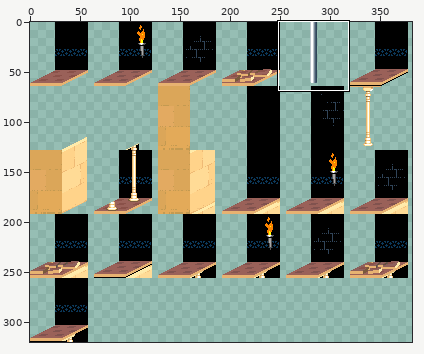
Two versions of one sprite sheet, Tiles_PoP/Tiles Bones/TiledBoColor2.png. The first picture is a wide view before the edit; the outline marks the close-up.
Close-up. Earlier state:
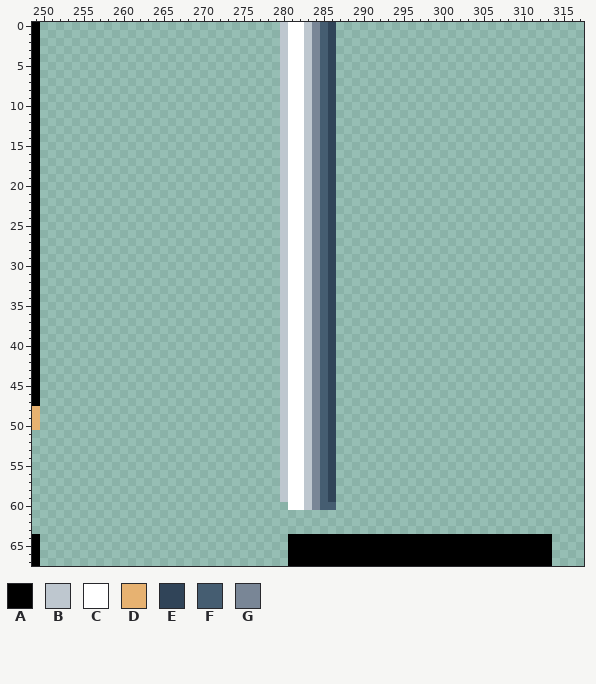
The file is 384x320 pixels. Pixels under 10% opacity are left out. Colours within 5 levels of each other are drawn and written as one. Shown: x 249..317, y 0..67. The wide view leaves out empty margins. The commit also changed other parts of the picture, which this record leaves out.
Palette (. is transparent): A #000000  B #bec7cf  C #ffffff  D #e7b271  E #304458  F #455d71  G #798696
Pixels before (only the part around the change), first column x 249:
 0 A..............................BCCBGFE...............................
 1 A..............................BCCBGFE...............................
 2 A..............................BCCBGFE...............................
 3 A..............................BCCBGFE...............................
 4 A..............................BCCBGFE...............................
 5 A..............................BCCBGFE...............................
 6 A..............................BCCBGFE...............................
 7 A..............................BCCBGFE...............................
 8 A..............................BCCBGFE...............................
 9 A..............................BCCBGFE...............................
10 A..............................BCCBGFE...............................
11 A..............................BCCBGFE...............................
12 A..............................BCCBGFE...............................
13 A..............................BCCBGFE...............................
14 A..............................BCCBGFE...............................
15 A..............................BCCBGFE...............................
16 A..............................BCCBGFE...............................
17 A..............................BCCBGFE...............................
18 A..............................BCCBGFE...............................
19 A..............................BCCBGFE...............................
20 A..............................BCCBGFE...............................
21 A..............................BCCBGFE...............................
22 A..............................BCCBGFE...............................
23 A..............................BCCBGFE...............................
24 A..............................BCCBGFE...............................
25 A..............................BCCBGFE...............................
26 A..............................BCCBGFE...............................
27 A..............................BCCBGFE...............................
28 A..............................BCCBGFE...............................
29 A..............................BCCBGFE...............................
30 A..............................BCCBGFE...............................
31 A..............................BCCBGFE...............................
32 A..............................BCCBGFE...............................
33 A..............................BCCBGFE...............................
34 A..............................BCCBGFE...............................
35 A..............................BCCBGFE...............................
36 A..............................BCCBGFE...............................
37 A..............................BCCBGFE...............................
38 A..............................BCCBGFE...............................
39 A..............................BCCBGFE...............................
40 A..............................BCCBGFE...............................
41 A..............................BCCBGFE...............................
42 A..............................BCCBGFE...............................
43 A..............................BCCBGFE...............................
44 A..............................BCCBGFE...............................
45 A..............................BCCBGFE...............................
46 A..............................BCCBGFE...............................
47 A..............................BCCBGFE...............................
48 D..............................BCCBGFE...............................
49 D..............................BCCBGFE...............................
50 D..............................BCCBGFE...............................
51 ...............................BCCBGFE...............................
52 ...............................BCCBGFE...............................
53 ...............................BCCBGFE...............................
54 ...............................BCCBGFE...............................
55 ...............................BCCBGFE...............................
56 ...............................BCCBGFE...............................
57 ...............................BCCBGFE...............................
58 ...............................BCCBGFE...............................
59 ...............................BCCBGFE...............................
60 ................................CCBGFF...............................
61 .....................................................................
62 .....................................................................
63 .....................................................................
64 A...............................AAAAAAAAAAAAAAAAAAAAAAAAAAAAAAAAA....
65 A...............................AAAAAAAAAAAAAAAAAAAAAAAAAAAAAAAAA....
66 A...............................AAAAAAAAAAAAAAAAAAAAAAAAAAAAAAAAA....
67 A...............................AAAAAAAAAAAAAAAAAAAAAAAAAAAAAAAAA....
The result:
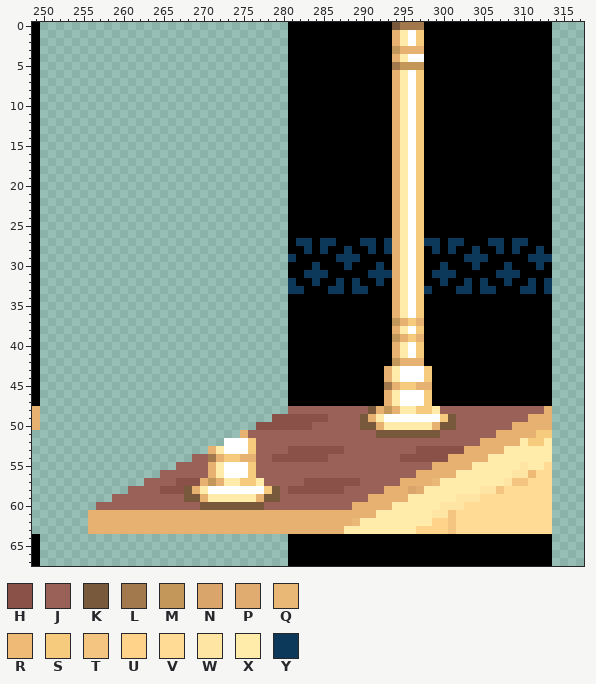
Colours new in this view: H #8a5149  J #9a6159  K #79593c  L #a2794d  M #c39659  N #daa56b  P #e1ac6f  Q #e9b877  R #efba75  S #f7cb7d  T #f4c580  U #ffd38a  V #ffdb96  W #ffe5a3  X #ffebaa  Y #0c3859
The exact change:
y 0: x 280..313 BCCBGFE........................... -> .AAAAAAAAAAAAAKLLLAAAAAAAAAAAAAAAA
y 1..2: x 280..313 BCCBGFE........................... -> .AAAAAAAAAAAAADXCSAAAAAAAAAAAAAAAA
y 3: x 280..313 BCCBGFE........................... -> .AAAAAAAAAAAAAMDDDAAAAAAAAAAAAAAAA
y 4: x 280..313 BCCBGFE........................... -> .AAAAAAAAAAAAADXCCAAAAAAAAAAAAAAAA
y 5: x 280..313 BCCBGFE........................... -> .AAAAAAAAAAAAALMMMAAAAAAAAAAAAAAAA
y 6..26: x 280..313 BCCBGFE........................... -> .AAAAAAAAAAAAADXCSAAAAAAAAAAAAAAAA
y 27: x 280..313 BCCBGFE........................... -> .AYYAYYAAAYYAYDXCSYYAYYAAAYYAYYAAA
y 28: x 280..313 BCCBGFE........................... -> .AAYAYAAYAAYAYDXCSAYAYAAYAAYAYAAYA
y 29: x 280..313 BCCBGFE........................... -> .YAAAAAYYYAAAADXCSAAAAAYYYAAAAAYYY
y 30: x 280..313 BCCBGFE........................... -> .AAAYAAAYAAAYADXCSAAYAAAYAAAYAAAYA
y 31: x 280..313 BCCBGFE........................... -> .AAYYYAAAAAYYYDXCSAYYYAAAAAYYYAAAA
y 32: x 280..313 BCCBGFE........................... -> .YAAYAAYAYAAYADXCSAAYAAYAYAAYAAYAY
y 33: x 280..313 BCCBGFE........................... -> .YYAAAYYAYYAAADXCSYAAAYYAYYAAAYYAY
y 34..36: x 280..313 BCCBGFE........................... -> .AAAAAAAAAAAAADXCSAAAAAAAAAAAAAAAA
y 37: x 280..313 BCCBGFE........................... -> .AAAAAAAAAAAAAMDSDAAAAAAAAAAAAAAAA
y 38: x 280..313 BCCBGFE........................... -> .AAAAAAAAAAAAADXCSAAAAAAAAAAAAAAAA
y 39: x 280..313 BCCBGFE........................... -> .AAAAAAAAAAAAAMDSDAAAAAAAAAAAAAAAA
y 40..41: x 280..313 BCCBGFE........................... -> .AAAAAAAAAAAAADXCSAAAAAAAAAAAAAAAA
y 42: x 280..313 BCCBGFE........................... -> .AAAAAAAAAAAAAMDDDAAAAAAAAAAAAAAAA
y 43..44: x 280..313 BCCBGFE........................... -> .AAAAAAAAAAAADXCCCSAAAAAAAAAAAAAAA
y 45: x 280..313 BCCBGFE........................... -> .AAAAAAAAAAAALDSSDDAAAAAAAAAAAAAAA
y 46..47: x 280..313 BCCBGFE........................... -> .AAAAAAAAAAAADXCCCSAAAAAAAAAAAAAAA
y 48: x 280..313 BCCBGFE........................... -> .JJJJJJJJJJKDMDXXSSXJJJJJJJJJJJJJD
y 49: x 279..313 .BCCBGFE........................... -> HHHHHHHJJJJKDXCCCCCCCSKJJJJJJJJJDDD
y 50: x 277..313 ...BCCBGFE........................... -> HHHHHHHJJJJJJKKDXXXXXXDKKJJJJJJJDDDDD
y 51: x 275..313 .....BCCBGFE........................... -> DJJJJJJJJJJJJJJJJKKKKKKKKJJJJJJJDDDDDSS
y 52: x 273..313 .......BCCBGFE........................... -> CCCSJJJJJJJJJJJJJJJJJJJJJJJJJJJJDDDDDXSSX
y 53: x 271..313 .........BCCBGFE........................... -> DXCCCSJJJJHHHHHHHJJJJJJJJJHHHHHHDDDDDXXXXXX
y 54: x 269..313 ...........BCCBGFE........................... -> JJLDSSDDJJHHHHHHHJJJJJJJJJHHHHHHDDDDDXXXXXXXX
y 55: x 267..313 .............BCCBGFE........................... -> JJJJDXCCCSJJJJJJJJJJJJJJJJJJJJJJDDDDDXXXXXXWXXV
y 56: x 265..313 ...............BCCBGFE........................... -> JJJJJJDXCCCSJJJJJJJJJJJJJJJJJJJJDDDDDXXXXXXXWWRVV
y 57: x 263..313 .................BCCBGFE........................... -> JJJJHHHDMDXXSSXJJJJJHHHHHHHJJJJJDDDDQXXXXXXXXWTTVVV
y 58: x 261..313 ...................BCCBGFE........................... -> JJJJHHHKDXCCCCCCCSKJHHHHHHHJJJJJDDDNPXXXXXXXWWTVVVVVV
y 59: x 259..313 .....................BCCBGFE........................... -> JJJJJJJJJKKDXXXXXXDKKJJJJJJJJJJJDDDDDXXXXXXWWWVVVVVVVVV
y 60: x 257..313 ........................CCBGFF........................... -> JJJJJJJJJJJJJKKKKKKKKJJJJJJJJJJJDDDDDXXXXXXWWWVVVVVVVVVVV
y 61: x 256..313 .......................................................... -> DDDDDDDDDDDDDDDDDDDDDDDDDDDDDDDDDDDDXXXXXXXWWTVVVVVVVVVVVV
y 62: x 256..313 .......................................................... -> DDDDDDDDDDDDDDDDDDDDDDDDDDDDDDDDDQXXXXXXXXXUUTVVVVVVVVVVVV
y 63: x 256..313 .......................................................... -> DDDDDDDDDDDDDDDDDDDDDDDDDDDDDDDDXXXXXXXXXUUUUTVVVVVVVVVVVV
Changed places in both close-ups, as pixel boxes (x1, y1, x2, y2):
changed: (88, 22, 552, 534)
